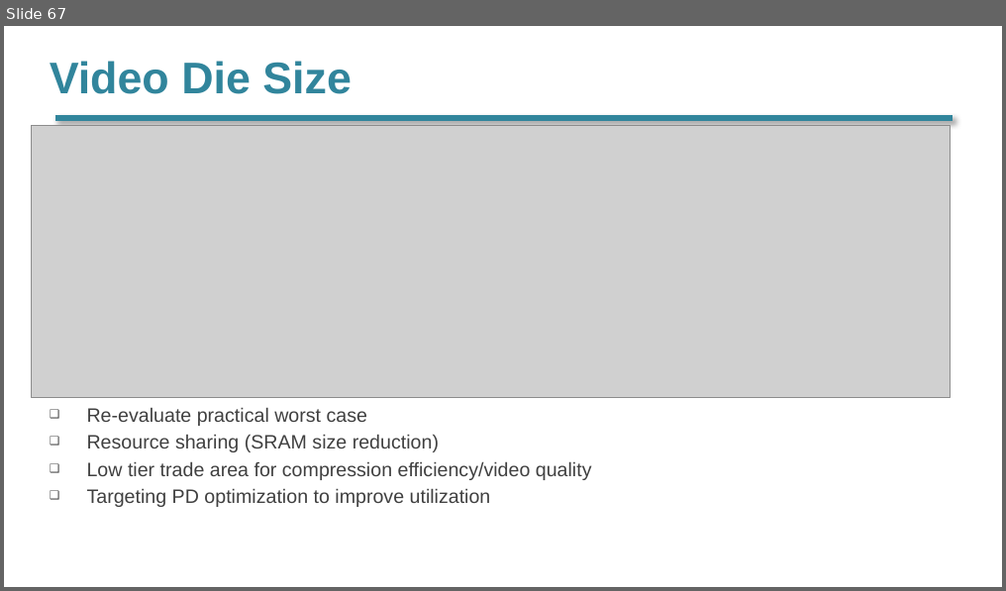
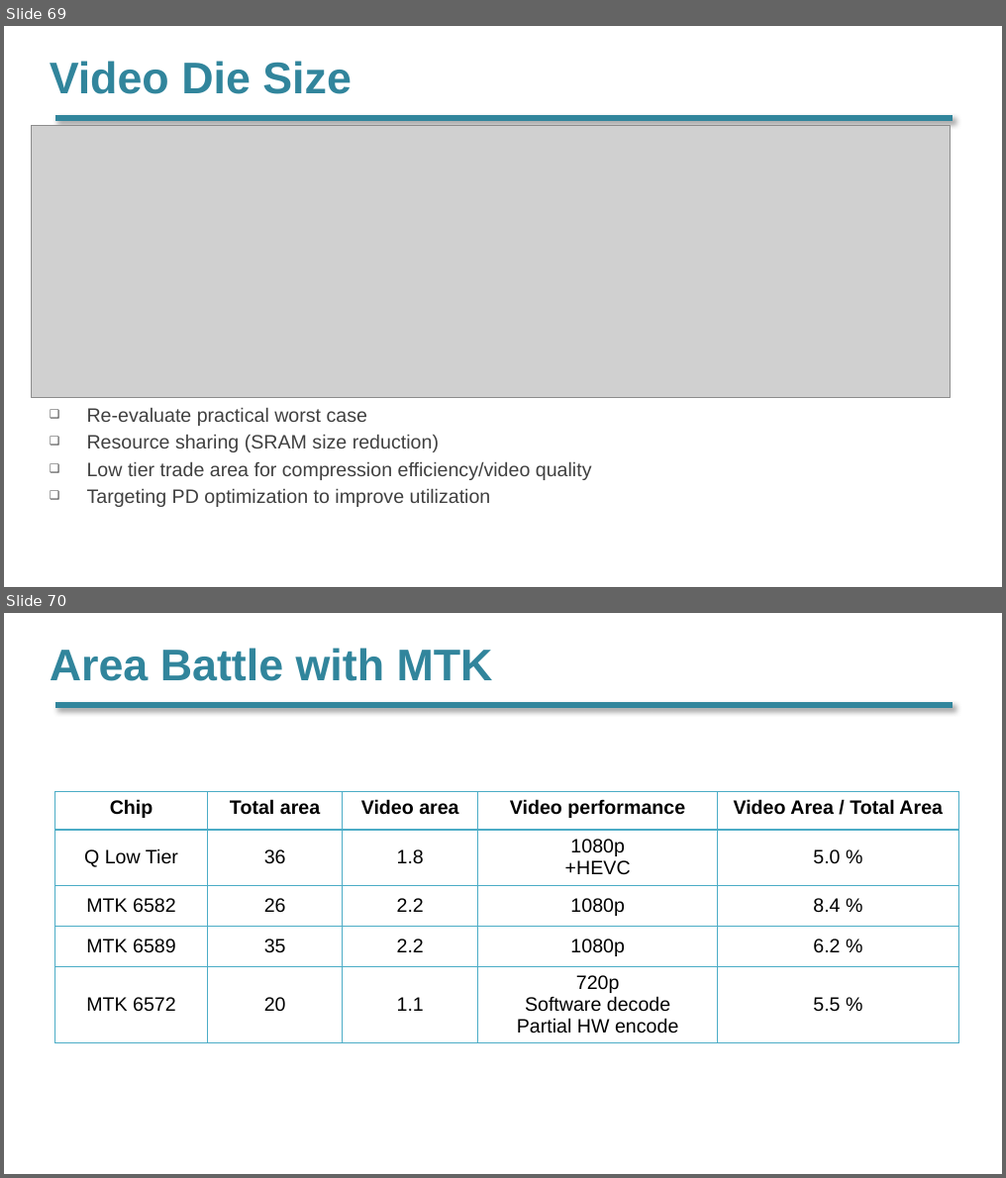
Before and after one commit to kexu/Doc, a slide deck: Video.pptx. Shown one above the other, each under a label of ours: slide 67 before the commit, slides 69 and 70 after it. The pictures are 1006x591 and 1006x1178 pixels, drawn with LibreOffice and Linux fonts; fonts in the diff are those of the drawing; grey boxes stand for pictures. Boxes give left, top, right and bottom in pixels: in the first picture for what was removed or moved away, otherwise in the second. Text is boxed around its words. In the diff, an @@ line names an element or a change of style, - is before the commit and + after.

```diff
--- a/Video.pptx
+++ b/Video.pptx
@@ slide 70 added at box(4, 613, 1002, 1174), background #FFFFFF; not listed: 1 template element that a slide beside it also shows @@
@@ title added at box(50, 648, 493, 681), 32 pt, text #31859C, bold @@
+Area Battle with MTK
@@ table added at box(54, 791, 959, 1047), 5 rows, 5 columns @@
+Chip | Total area | Video area | Video performance | Video Area / Total Area
+Q Low Tier | 36 | 1.8 | 1080p / +HEVC | 5.0 %
+MTK 6582 | 26 | 2.2 | 1080p | 8.4 %
+MTK 6589 | 35 | 2.2 | 1080p | 6.2 %
+MTK 6572 | 20 | 1.1 | 720p / Software decode / Partial HW encode | 5.5 %
@@ what was slide 67 is now slide 69 @@
```
Also in this commit, not shown: 1 slide changed, 2 other slides added, 1 other file.
